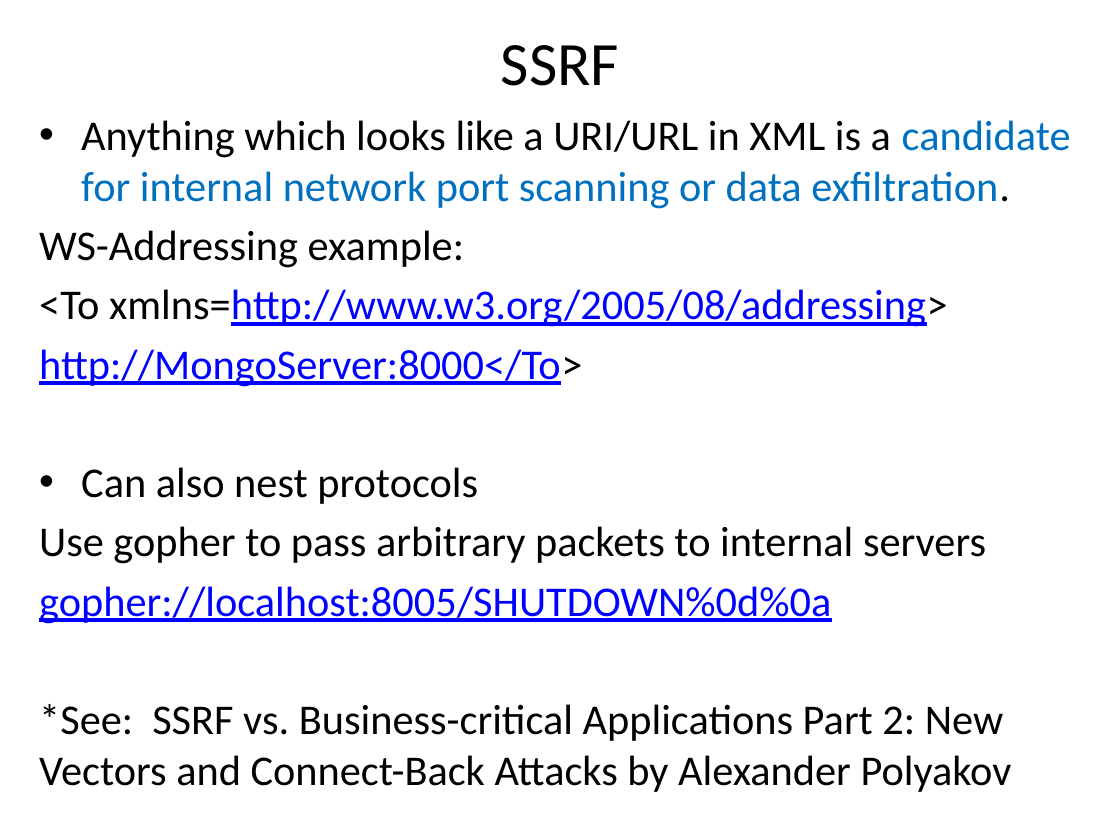
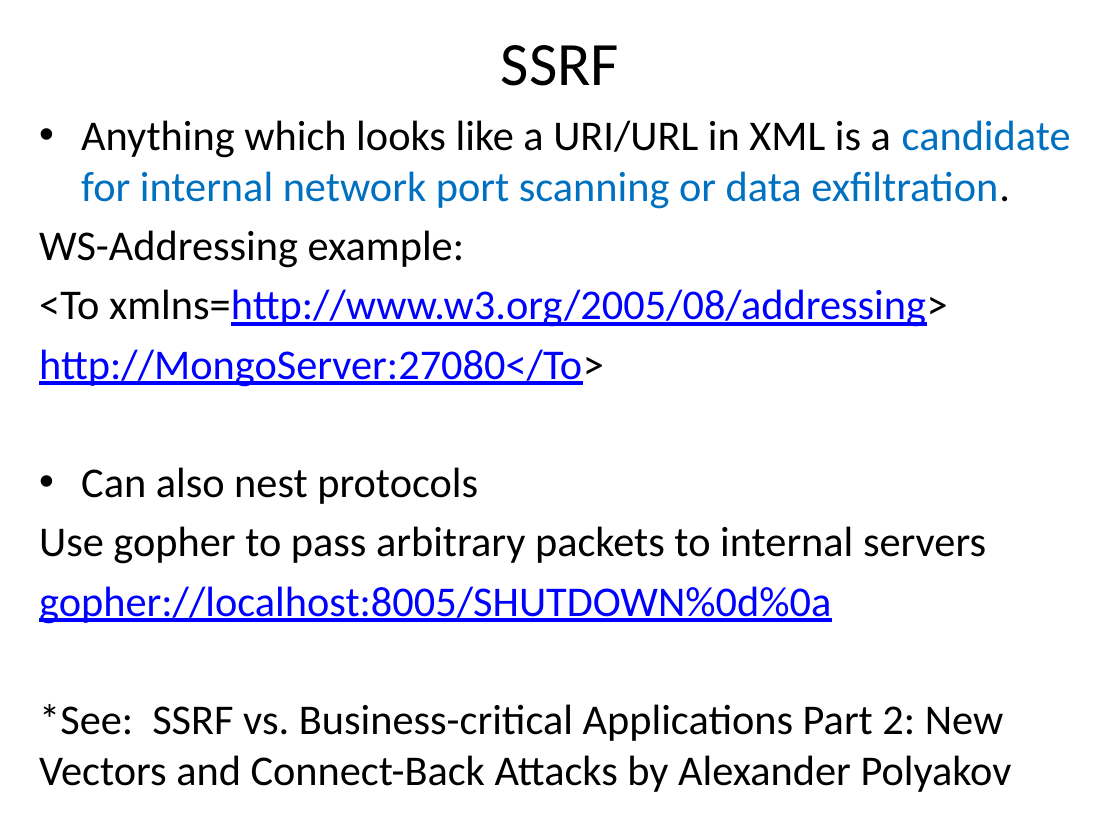
Before and after one commit to o2platform/DefCon_RESTing, a slide deck: slide 34 of Presentation/RESTing On Your Laurels Will Get You Powned3.pptx (slide 27 before the commit). Drawn at 1120x840 pixels with LibreOffice and Linux fonts; fonts in the diff are those of the drawing. Boxes give left, top, right and bottom in pixels: in the first picture for what was removed or moved away, otherwise in the second. Text is boxed around its words. In the diff, an @@ line names an element or a change of style, - is before the commit and + after.

```diff
--- a/Presentation/RESTing On Your Laurels Will Get You Powned3.pptx
+++ b/Presentation/RESTing On Your Laurels Will Get You Powned3.pptx
@@ text at [39, 349, 604, 387]: text changed @@
-http://MongoServer:8000</To>
+http://MongoServer:27080</To>
```
Also in this commit, not shown: 9 other slides changed, 7 slides added, 2 slides removed.
